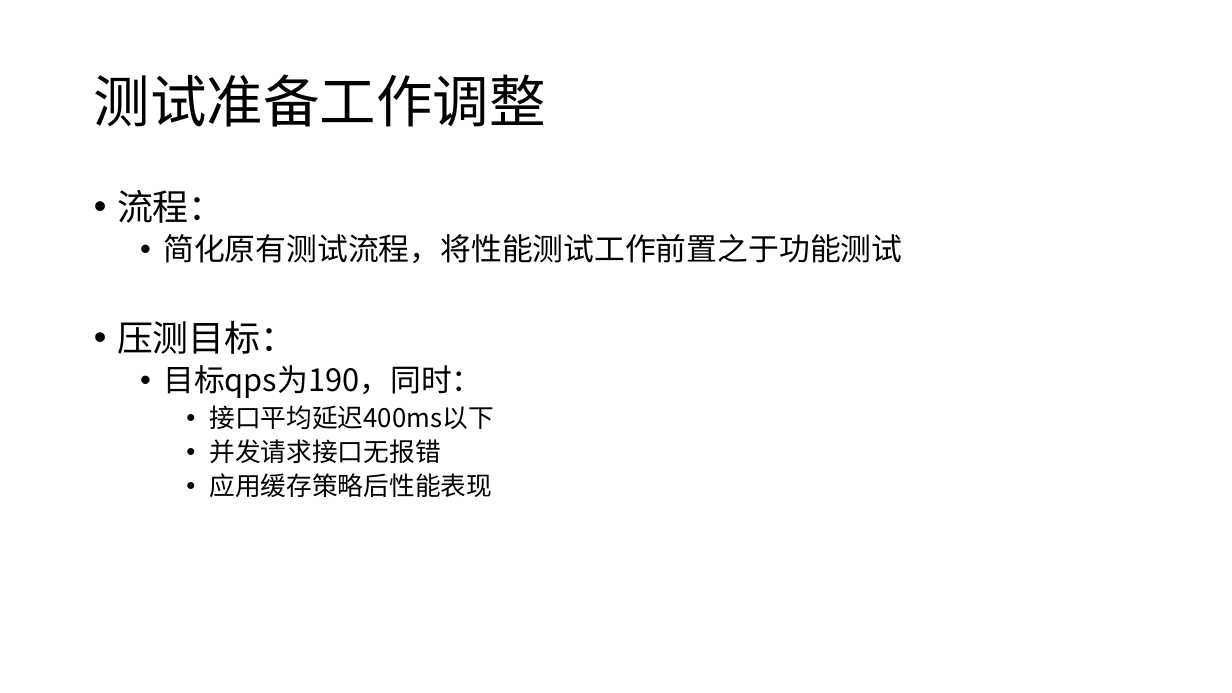
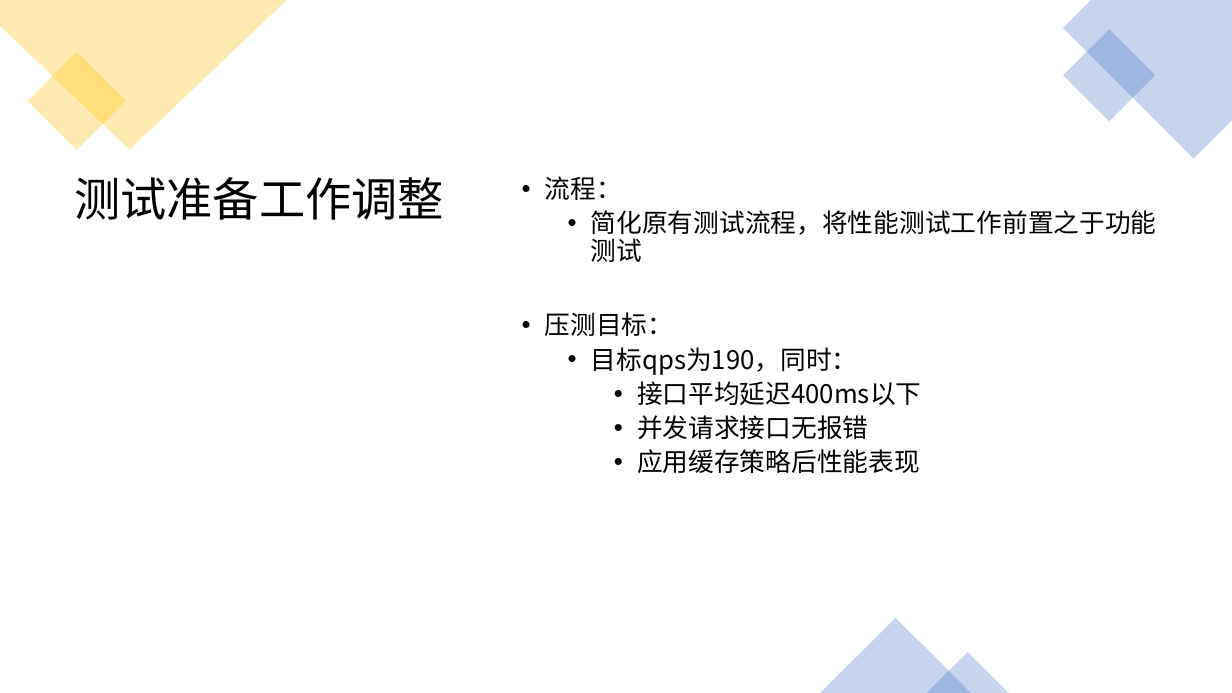
Before and after one commit to Rexixe1993/-, a slide deck: slide 8 of D99压测分享会.pptx. Drawn at 1232x693 pixels with LibreOffice and Linux fonts; fonts in the diff are those of the drawing. Boxes give left, top, right and bottom in pixels: in the first picture for what was removed or moved away, otherwise in the second. Text is boxed around its words. In the diff, an @@ line names an element or a change of style, - is before the commit and + after.

```diff
--- a/D99压测分享会.pptx
+++ b/D99压测分享会.pptx
@@ freeform shape added at (0, 0, 287, 150), fill #FFC000 at 30% opacity @@
@@ freeform shape added at (1063, 0, 1232, 159), fill #4472C4 at 30% opacity @@
@@ rectangle added at (1063, 29, 1156, 122), fill #4472C4 at 30% opacity @@
@@ rectangle added at (27, 52, 125, 150), fill #FFC000 at 30% opacity @@
@@ title "测试准备工作调整": place and size @@
-title "测试准备工作调整" at (94, 74, 546, 127)
+title "测试准备工作调整" at (74, 177, 444, 220)
@@ title "测试准备工作调整" at (74, 177, 444, 220): size 44 to 36 pt; vertical alignment middle to top @@
@@ text "流程：": place and size @@
-text "流程：" at (117, 190, 902, 497)
+text "流程：" at (545, 176, 1157, 473)
@@ text at (545, 176, 1157, 375): size 28 to 20 pt in "流程：", "压测目标："; size 24 to 20 pt in "简化原有测试流程，将性能测试工作前置之于功能测试", "目标qps为190，同时：" @@
@@ triangle added at (821, 618, 971, 693), fill #4472C4 at 30% opacity @@
@@ triangle added at (927, 653, 1009, 693), fill #4472C4 at 30% opacity @@
```
Also in this commit, not shown: 10 other slides changed, 1 slide added, 1 slide removed.
